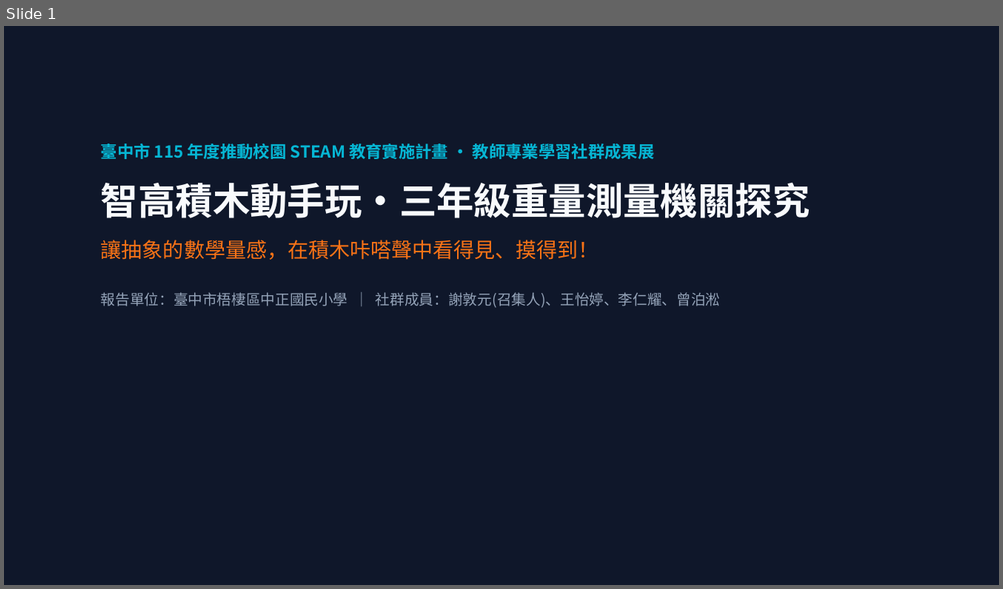
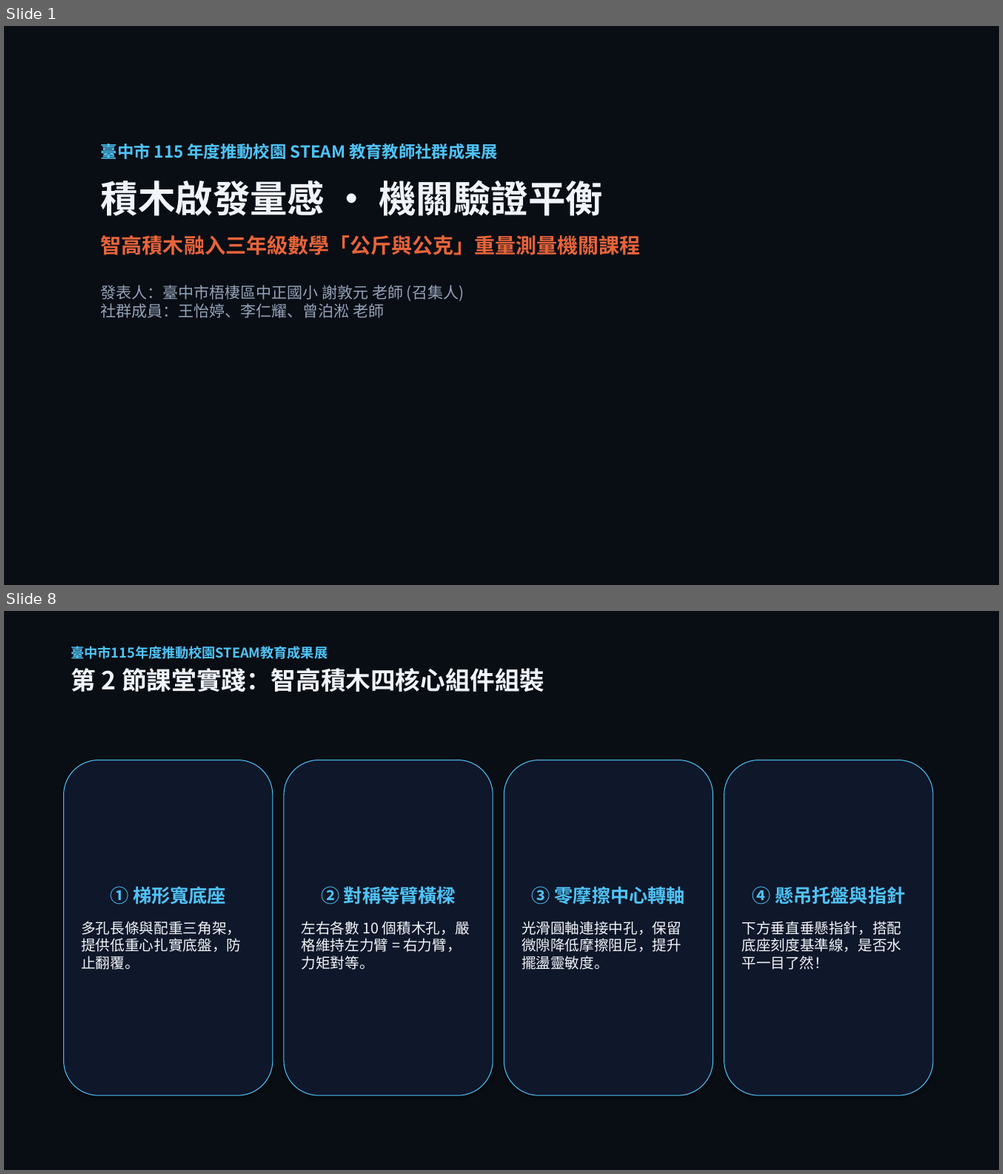
Before and after one commit to asc103138/steam-community-docs, a slide deck: 成果展繳交資料/臺中市梧棲區中正國小_STEAM成果展_5分鐘現場分享會簡報.pptx. Shown one above the other, each under a label of ours: slide 1 before the commit, slides 1 and 8 after it; the slides between them are not shown. The pictures are 1003x589 and 1003x1174 pixels, drawn with LibreOffice and Linux fonts; fonts in the diff are those of the drawing. Boxes give left, top, right and bottom in pixels: in the first picture for what was removed or moved away, otherwise in the second. Text is boxed around its words. In the diff, an @@ line names an element or a change of style, - is before the commit and + after.

Commit message:
feat: 擴增 115年度成果展 5分鐘分享會簡報為 16 頁 Reveal.js 精裝版與相關講稿檔案

```diff
--- a/成果展繳交資料/臺中市梧棲區中正國小_STEAM成果展_5分鐘現場分享會簡報.pptx
+++ b/成果展繳交資料/臺中市梧棲區中正國小_STEAM成果展_5分鐘現場分享會簡報.pptx
@@ slide 8 added at (4,611,999,1170), background #FFFFFF @@
@@ rectangle added at (4,611,999,1170), fill #090D14 @@
@@ text added at (71,646,544,692), 13 pt, text #4FC3F7, bold @@
+臺中市115年度推動校園STEAM教育成果展
+第 2 節課堂實踐：智高積木四核心組件組裝
@@ rounded rectangle added at (64,760,273,1096), fill #0F172A, outline #4FC3F7 0.75 pt, 14 pt, text #F1F5F9 @@
+① 梯形寬底座
+多孔長條與配重三角架，提供低重心扎實底盤，防止翻覆。
@@ rounded rectangle added at (284,760,492,1096), fill #0F172A, outline #4FC3F7 0.75 pt, 14 pt, text #F1F5F9 @@
+② 對稱等臂橫樑
+左右各數 10 個積木孔，嚴格維持左力臂 = 右力臂，力矩對等。
@@ rounded rectangle added at (504,760,713,1096), fill #0F172A, outline #4FC3F7 0.75 pt, 14 pt, text #F1F5F9 @@
+③ 零摩擦中心轉軸
+光滑圓軸連接中孔，保留微隙降低摩擦阻尼，提升擺盪靈敏度。
@@ rounded rectangle added at (724,760,933,1096), fill #0F172A, outline #4FC3F7 0.75 pt, 14 pt, text #F1F5F9 @@
+④ 懸吊托盤與指針
+下方垂直垂懸指針，搭配底座刻度基準線，是否水平一目了然！
@@ slide 1 changed as well @@
@@ rectangle at (4,26,999,585): fill #0F172A to #090D14 @@
@@ text at (101,144,640,318): text changed; size 14 to 15 pt; bold on @@
-臺中市 115 年度推動校園 STEAM 教育實施計畫 · 教師專業學習社群成果展
-智高積木動手玩·三年級重量測量機關探究
-讓抽象的數學量感，在積木咔嗒聲中看得見、摸得到！
-報告單位：臺中市梧棲區中正國民小學 ｜ 社群成員：謝敦元(召集人)、王怡婷、李仁耀、曾泊淞
+臺中市 115 年度推動校園 STEAM 教育教師社群成果展
+積木啟發量感 · 機關驗證平衡
+智高積木融入三年級數學「公斤與公克」重量測量機關課程
+發表人：臺中市梧棲區中正國小 謝敦元 老師 (召集人)
+社群成員：王怡婷、李仁耀、曾泊淞 老師
```
Also in this commit, not shown: 14 other slides added, 6 slides removed, 10 other files.
